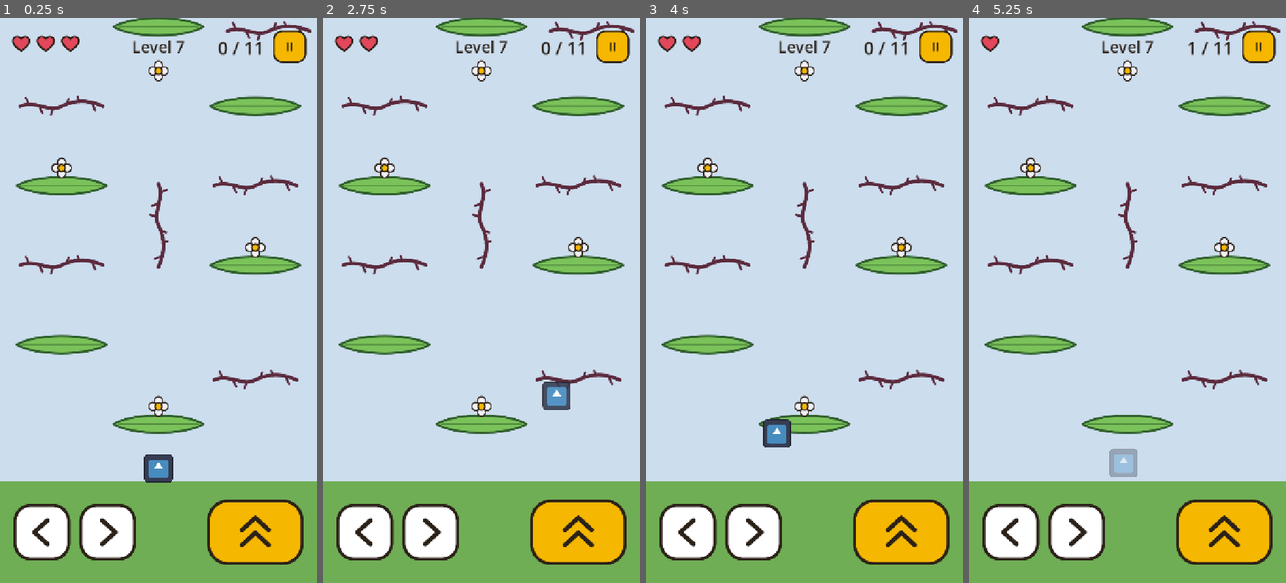
Above: before the commit, frames 1-4 (left to right).
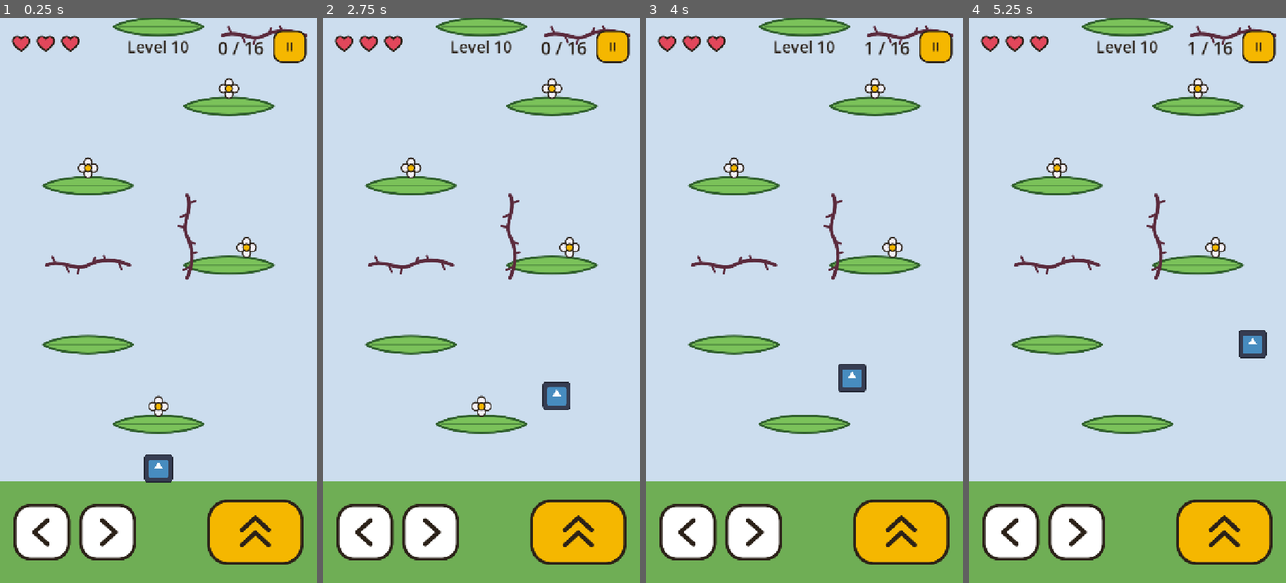
Above: after the commit, the same moments.

Repository: AmyRose20/bramble-bee
Game: Godot game, scene res://scenes/levels/level_10.tscn
Two runs of this game, one before a commit and one after it. Both use one fixed random seed, a clock stepped at 60 frames per second and the inputs below. This scene is started directly instead of the project's main scene. The engine's default icon, where the game draws it, is replaced by a stand-in: a white triangle on a blue panel in a dark square.
Inputs:
- Up to frame 1 (0.25 s): no input
- Up to frame 2 (2.75 s): click "II" at 0.5 s; click "Restart" at 1.25 s; tap Enter at 2 s; hold Right (move_right) from 2.03 s (still down); hold Space (fly) from 2.03 s (still down)
- Up to frame 3 (4 s): release Right (move_right) at 2.78 s; release Space (fly) at 2.78 s; hold Left (move_left) 2.78-3.53 s; tap Space (fly) at 2.85 s; hold Right (move_right) from 3.53 s (still down); hold Space (fly) from 3.53 s (still down)
- Up to frame 4 (5.25 s): release Space (fly) at 4.28 s; tap Space (fly) at 4.35 s; release Right (move_right) at 5.03 s; hold Left (move_left) from 5.03 s (still down); hold Space (fly) from 5.03 s (still down)

The runs differ from the first frame. In frame 1, 6.1% of the frame differs, in the area x 4-99%, y 0-66%; in frame 2, 6.2%; in frame 3, 7.3%, in the area x 4-99%, y 0-76%; in frame 4, 7.2%.

Commit message:
Part 7 in progress: level 10
Four-screen finale with tight gates, thorn walls, posts and 7 wasps

Diff:
--- a/scenes/levels/level_10.tscn
+++ b/scenes/levels/level_10.tscn
@@ -23,8 +23,8 @@
 
 [node name="Level" type="Node2D" unique_id=624688245]
 script = ExtResource("1_p7cwj")
-level_number = 7
-level_height = 3840
+level_number = 10
+level_height = 5120
 
 [node name="Ground" type="ColorRect" parent="." unique_id=952843408]
 offset_top = 1050.0
@@ -36,130 +36,214 @@
 position = Vector2(360, 920)
 
 [node name="Leaf2" parent="." unique_id=280487698 instance=ExtResource("2_5db3f")]
-position = Vector2(140, 740)
+position = Vector2(200, 740)
 
 [node name="Leaf3" parent="." unique_id=1723506056 instance=ExtResource("2_5db3f")]
-position = Vector2(580, 560)
+position = Vector2(520, 560)
 
 [node name="Leaf4" parent="." unique_id=1956393412 instance=ExtResource("2_5db3f")]
-position = Vector2(140, 380)
+position = Vector2(200, 380)
 
 [node name="Leaf5" parent="." unique_id=1599942222 instance=ExtResource("2_5db3f")]
-position = Vector2(580, 200)
+position = Vector2(520, 200)
 
 [node name="Leaf6" parent="." unique_id=1779438726 instance=ExtResource("2_5db3f")]
 position = Vector2(360, 20)
 
 [node name="Leaf7" parent="." unique_id=188157156 instance=ExtResource("2_5db3f")]
-position = Vector2(140, -160)
+position = Vector2(560, -160)
 
 [node name="Leaf8" parent="." unique_id=1154032810 instance=ExtResource("2_5db3f")]
-position = Vector2(580, -340)
+position = Vector2(560, -160)
 
 [node name="Leaf9" parent="." unique_id=1973519339 instance=ExtResource("2_5db3f")]
-position = Vector2(360, -520)
+position = Vector2(180, -580)
 
 [node name="Leaf10" parent="." unique_id=1273569089 instance=ExtResource("2_5db3f")]
-position = Vector2(140, -720)
+position = Vector2(180, -800)
 
 [node name="Leaf11" parent="." unique_id=38250400 instance=ExtResource("2_5db3f")]
-position = Vector2(580, -920)
+position = Vector2(360, -1000)
 
 [node name="Leaf12" parent="." unique_id=1689328895 instance=ExtResource("2_5db3f")]
-position = Vector2(140, -1120)
+position = Vector2(520, -1200)
 
 [node name="Leaf13" parent="." unique_id=1746272817 instance=ExtResource("2_5db3f")]
-position = Vector2(360, -1340)
+position = Vector2(200, -1500)
 
 [node name="Leaf14" parent="." unique_id=2098800274 instance=ExtResource("2_5db3f")]
-position = Vector2(580, -1580)
+position = Vector2(520, -1700)
 
 [node name="Leaf15" parent="." unique_id=1441819227 instance=ExtResource("2_5db3f")]
-position = Vector2(140, -1840)
+position = Vector2(360, -2000)
 
 [node name="Leaf16" parent="." unique_id=640422656 instance=ExtResource("2_5db3f")]
-position = Vector2(360, -2120)
+position = Vector2(200, -2200)
+
+[node name="Leaf17" parent="." unique_id=1112728914 instance=ExtResource("2_5db3f")]
+position = Vector2(520, -2400)
+
+[node name="Leaf18" parent="." unique_id=1063319445 instance=ExtResource("2_5db3f")]
+position = Vector2(200, -2600)
+
+[node name="Leaf19" parent="." unique_id=262929114 instance=ExtResource("2_5db3f")]
+position = Vector2(520, -3000)
+
+[node name="Leaf20" parent="." unique_id=1679050813 instance=ExtResource("2_5db3f")]
+position = Vector2(200, -3200)
+
+[node name="Leaf21" parent="." unique_id=837172160 instance=ExtResource("2_5db3f")]
+position = Vector2(520, -3400)
+
+[node name="Leaf22" parent="." unique_id=147408553 instance=ExtResource("2_5db3f")]
+position = Vector2(360, -3720)
 
 [node name="Flower" parent="." unique_id=501010365 instance=ExtResource("3_r3n8r")]
 position = Vector2(360, 880)
 
 [node name="Flower2" parent="." unique_id=766139303 instance=ExtResource("3_r3n8r")]
-position = Vector2(580, 520)
+position = Vector2(560, 520)
 
 [node name="Flower3" parent="." unique_id=1007873951 instance=ExtResource("3_r3n8r")]
-position = Vector2(140, 340)
+position = Vector2(200, 340)
 
 [node name="Flower4" parent="." unique_id=586142534 instance=ExtResource("3_r3n8r")]
-position = Vector2(360, 120)
+position = Vector2(520, 160)
 
 [node name="Flower5" parent="." unique_id=2023089856 instance=ExtResource("3_r3n8r")]
-position = Vector2(140, -200)
+position = Vector2(560, -200)
 
 [node name="Flower6" parent="." unique_id=1666460456 instance=ExtResource("3_r3n8r")]
-position = Vector2(580, -380)
+position = Vector2(560, -420)
 
 [node name="Flower7" parent="." unique_id=498775283 instance=ExtResource("3_r3n8r")]
-position = Vector2(360, -610)
+position = Vector2(180, -840)
 
 [node name="Flower8" parent="." unique_id=1232338847 instance=ExtResource("3_r3n8r")]
-position = Vector2(580, -960)
+position = Vector2(360, -1100)
 
 [node name="Flower9" parent="." unique_id=1779882258 instance=ExtResource("3_r3n8r")]
-position = Vector2(360, -1380)
+position = Vector2(360, -1420)
 
 [node name="Flower10" parent="." unique_id=1191242912 instance=ExtResource("3_r3n8r")]
-position = Vector2(140, -1880)
+position = Vector2(520, -1740)
 
 [node name="Flower11" parent="." unique_id=549039802 instance=ExtResource("3_r3n8r")]
-position = Vector2(360, -2160)
+position = Vector2(360, -1920)
+
+[node name="Flower12" parent="." unique_id=1396422524 instance=ExtResource("3_r3n8r")]
+position = Vector2(200, -2240)
+
+[node name="Flower13" parent="." unique_id=1493129396 instance=ExtResource("3_r3n8r")]
+position = Vector2(520, -2440)
+
+[node name="Flower14" parent="." unique_id=512907587 instance=ExtResource("3_r3n8r")]
+position = Vector2(560, -3040)
+
+[node name="Flower15" parent="." unique_id=691786512 instance=ExtResource("3_r3n8r")]
+position = Vector2(200, -3240)
+
+[node name="Flower16" parent="." unique_id=66785516 instance=ExtResource("3_r3n8r")]
+position = Vector2(360, -3760)
 
 [node name="Bramble" parent="." unique_id=793512685 instance=ExtResource("4_ko8rk")]
-position = Vector2(580, 820)
+position = Vector2(100, -1340)
 
 [node name="Bramble2" parent="." unique_id=521186132 instance=ExtResource("4_ko8rk")]
-position = Vector2(140, 560)
+position = Vector2(620, -1340)
 
 [node name="Bramble3" parent="." unique_id=676764520 instance=ExtResource("4_ko8rk")]
-position = Vector2(580, 380)
+position = Vector2(100, -1840)
 
 [node name="Bramble4" parent="." unique_id=352227907 instance=ExtResource("4_ko8rk")]
-position = Vector2(140, 200)
+position = Vector2(620, -1840)
 
 [node name="Bramble5" parent="." unique_id=2108854599 instance=ExtResource("4_ko8rk")]
-position = Vector2(610, 30)
+position = Vector2(100, -2760)
 
 [node name="Bramble6" parent="." unique_id=2137794689 instance=ExtResource("4_ko8rk")]
-position = Vector2(380, -140)
+position = Vector2(360, -2760)
 
 [node name="Bramble7" parent="." unique_id=761305427 instance=ExtResource("4_ko8rk")]
-position = Vector2(120, -530)
+position = Vector2(620, -2760)
 
 [node name="Bramble8" parent="." unique_id=1690463375 instance=ExtResource("4_ko8rk")]
-position = Vector2(580, -1060)
-rotation = -12.566371
+position = Vector2(100, -3540)
 
 [node name="Bramble9" parent="." unique_id=884310023 instance=ExtResource("4_ko8rk")]
-position = Vector2(360, 470)
+position = Vector2(360, -3540)
 rotation = 1.5707964
 
 [node name="Bramble10" parent="." unique_id=928317905 instance=ExtResource("4_ko8rk")]
-position = Vector2(360, -1230)
-rotation = 1.5707964
+position = Vector2(620, -3540)
+rotation = 1.5707964
+
+[node name="Bramble11" parent="." unique_id=2050464049 instance=ExtResource("4_ko8rk")]
+position = Vector2(425, -270)
+rotation = 1.5707964
+
+[node name="Bramble12" parent="." unique_id=888733938 instance=ExtResource("4_ko8rk")]
+position = Vector2(300, -690)
+rotation = 1.5707964
+
+[node name="Bramble13" parent="." unique_id=244160950 instance=ExtResource("4_ko8rk")]
+position = Vector2(425, 495)
+rotation = 1.5707964
+
+[node name="Bramble14" parent="." unique_id=813998704 instance=ExtResource("4_ko8rk")]
+position = Vector2(295, -2265)
+rotation = 1.5707964
+
+[node name="Bramble15" parent="." unique_id=47105067 instance=ExtResource("4_ko8rk")]
+position = Vector2(425, -3065)
+rotation = 1.5707964
+
+[node name="Bramble16" parent="." unique_id=1735569478 instance=ExtResource("4_ko8rk")]
+position = Vector2(200, 560)
+
+[node name="Bramble17" parent="." unique_id=1099473508 instance=ExtResource("4_ko8rk")]
+position = Vector2(600, 40)
+
+[node name="Bramble18" parent="." unique_id=1142918242 instance=ExtResource("4_ko8rk")]
+position = Vector2(200, -2400)
+
+[node name="Bramble19" parent="." unique_id=45669633 instance=ExtResource("4_ko8rk")]
+position = Vector2(520, -3200)
 
 [node name="Wasp" parent="." unique_id=129366656 instance=ExtResource("5_gttrq")]
-position = Vector2(140, -650)
-patrol_distance = 380.0
-speed = 150.0
+position = Vector2(230, -1340)
+patrol_distance = 260.0
+speed = 160.0
 
 [node name="Wasp2" parent="." unique_id=544835610 instance=ExtResource("5_gttrq")]
-position = Vector2(200, -1710)
+position = Vector2(230, -1840)
+patrol_distance = 260.0
+speed = 170.0
+
+[node name="Wasp3" parent="." unique_id=794204368 instance=ExtResource("5_gttrq")]
+position = Vector2(120, -2880)
+patrol_distance = 420.0
+speed = 180.0
+
+[node name="Wasp4" parent="." unique_id=1871676923 instance=ExtResource("5_gttrq")]
+position = Vector2(120, -3660)
+patrol_distance = 420.0
+speed = 195.0
+
+[node name="Wasp5" parent="." unique_id=1145992210 instance=ExtResource("5_gttrq")]
+position = Vector2(150, -500)
 patrol_distance = 300.0
-speed = 150.0
-
-[node name="Wasp3" parent="." unique_id=794204368 instance=ExtResource("5_gttrq")]
-position = Vector2(150, -1990)
+speed = 170.0
+
+[node name="Wasp6" parent="." unique_id=2092700395 instance=ExtResource("5_gttrq")]
+position = Vector2(120, -2055)
 patrol_distance = 400.0
-speed = 160.0
+speed = 180.0
+
+[node name="Wasp7" parent="." unique_id=1853146684 instance=ExtResource("5_gttrq")]
+position = Vector2(120, -3320)
+patrol_distance = 420.0
+speed = 185.0
 
 [node name="Bee" parent="." unique_id=1253724346 instance=ExtResource("6_n3gcc")]
 position = Vector2(360, 1000)
